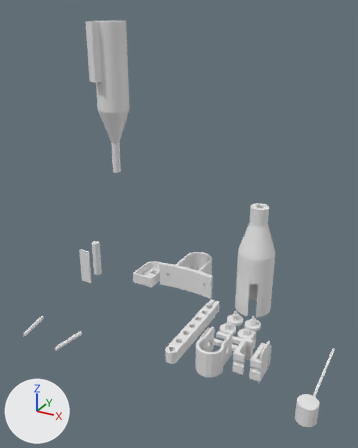
Two versions of the Blender file electronics-mounts/electronics-mounts.blend, one commit apart.
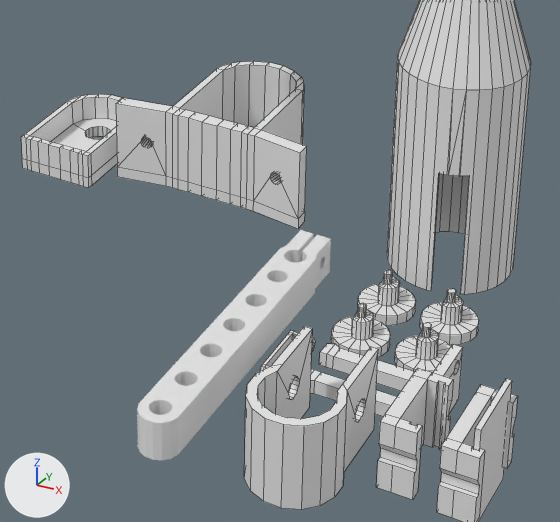
There are two pictures of each version: one whole from a 50 mm lens placed at (148.0, -371.0, 293.0), pointed at (-51.0, -11.0, 113.0), one close up on the part from 35% to 79% of the width and 52% to 85% of the height. The lights are fixed; the arrows at lower left show +X, +Y and +Z. The close-ups show mesh edges as thin lines.

Script lines for the objects in view, before the commit:
```python
me_cylinder_009 = bpy.data.meshes.new('Cylinder.009')
me_cylinder_009.from_pydata(...)  # 196 vertices, 154 faces; spans x -3.2..2.73, y -0.66..3.87, z 0.0..2.46
me_cylinder_011 = bpy.data.meshes.new('Cylinder.011')
me_cylinder_011.from_pydata(...)  # 292 vertices, 232 faces; spans x -2.13..2.04, y -2.25..1.92, z -12.84..0.0
me_plane_001 = bpy.data.meshes.new('Plane.001')
me_plane_001.from_pydata(...)  # 60 vertices, 40 faces; spans x -2.0..7.6, y -10.2..16.3, z 0.0..19.9
ob_buck_clip = bpy.data.objects.new('buck-clip', me_plane_001)
ob_buck_clip.location = (39.5, -35.7, 0.0)
ob_pot_outer = bpy.data.objects.new('pot-outer', me_cylinder_009)
ob_pot_outer.location = (-75.7, 59.3, 0.0)
ob_pot_outer.scale = (10.8, 10.8, 10.8)
ob_pot_shaft = bpy.data.objects.new('pot-shaft', me_cylinder_011)
ob_pot_shaft.location = (0.0, 60.6, 0.0)
ob_pot_shaft.rotation_euler = (0.0, 3.142, 0.0)  # degrees (0, 180, 0)
ob_pot_shaft.scale = (8.96, 8.96, 8.96)
# also in view: 'usb-clip' at (26.0, -33.0, 10.0); 'pot-armeture' at (-33.0, -13.0, 6.0); 'wire-route' at (2.0, -11.0, 8.0); 'usb-board' at (45.0, -33.0, 11.0); 'standoff' at (3.0, 17.0, 6.0)
```
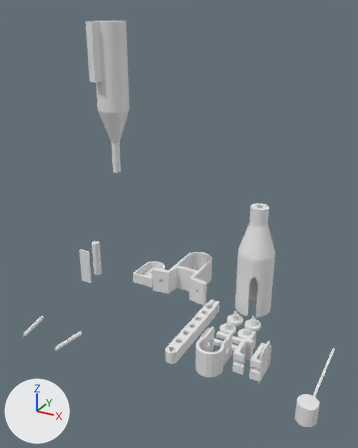
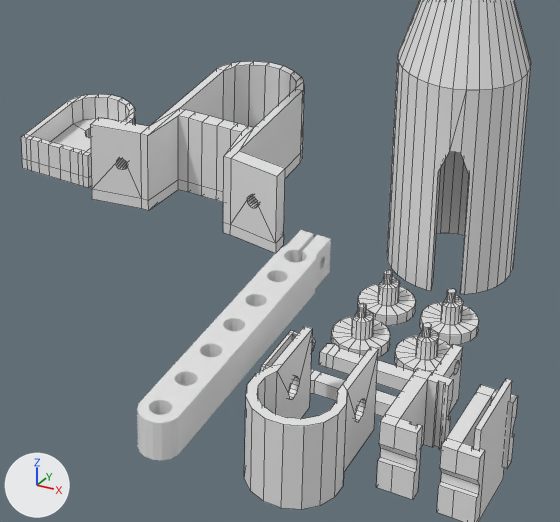
Commit message: autosync pot mount modify

The change, as a list of edits to the scene's bpy script:
```text
Change me_cylinder_011:
    used by ob_pot_shaft; location = (0.0, 60.6, 0.0); rotation_euler = (0.0, 3.142, 0.0), in degrees (0, 180, 0); scale = (8.96, 8.96, 8.96)
    remove me_cylinder_011.from_pydata(...)  # 292 vertices, 232 faces; spans x -2.13..2.04, y -2.25..1.92, z -12.84..0.0
    add me_cylinder_011.from_pydata(...)  # 290 vertices, 230 faces; spans x -2.13..2.04, y -2.25..1.92, z -12.84..0.0
    me_cylinder_011 part 1
    61 vertices are removed from x -1.2..1.55, y -2.23..1.48, z -12.84..0.0
    65 faces are deleted
    4 vertices in x 0.31..0.35, y -0.39..-0.32, z -12.84..-10.79 move by (-0.04, 0.02, 0.0)
    4 vertices in x 0.12..0.19, y -0.55..-0.51, z -12.84..-10.79 move by (-0.02, 0.04, 0.0)
    4 vertices in x -0.28..-0.21, y -0.55..-0.51, z -12.84..-10.79 move by (0.02, 0.04, 0.0)
    3 vertices in x 1.58, y -0.15, z -7.34..0.0 move by (-0.09, 0.0, 0.0)
    3 vertices in x 1.55, y -0.47, z -7.34..0.0 move by (-0.09, 0.02, 0.0)
    3 vertices in x 1.46, y -0.78, z -7.34..0.0 move by (-0.09, 0.04, 0.0)
    82 vertices move from x -1.68..1.55, y -2.19..1.0, z -12.84..0.0 to x -1.58..1.46, y -2.19..0.94, z -12.84..0.0
    25 vertices are added at x -1.1..1.37, y -2.23..1.39, z -12.84..-4.36
    12 new vertices lie (0.0, 0.0, -2.98) away from vertices in x -1.2..1.55, y 0.17..1.39, z -4.36
    12 new vertices lie (0.0, 0.0, 4.36) away from vertices in x -1.2..1.55, y 0.17..1.39, z -4.36
    10 new vertices lie (0.0, 0.0, 2.05) away from vertices in x -0.26..0.31, y -0.01..0.23, z -12.84
    63 new faces join them
Change me_cylinder_009:
    where me_cylinder_009.from_pydata(...)  # 196 vertices, 154 faces; spans x -3.2..2.73, y -0.66..3.87, z 0.0..2.46
    used by ob_pot_outer; location = (-75.7, 59.3, 0.0); scale = (10.8, 10.8, 10.8)
    me_cylinder_009 part 2: all 25 vertices in x -3.2..-1.45, y -0.66..-0.41, z 0.0..2.46 are moved by (0.0, -1.43, 0.0)
    me_cylinder_009 part 3: all 25 vertices in x 0.97..2.73, y -0.66..-0.41, z 0.0..2.46 are moved by (0.0, -1.43, 0.0)
    me_cylinder_009 part 4: all 22 vertices in x -3.2..-1.67, y -0.24..0.0, z 0.0..2.46 are moved by (0.0, -1.36, 0.0)
    me_cylinder_009 part 5: all 22 vertices in x 1.2..2.73, y -0.24..0.0, z 0.0..2.46 are moved by (0.0, -1.36, 0.0)
```

Where the change shows, as pixel boxes [x1, y1, x2, y2] in the close-ups (560 x 522 px; the box of a moved part takes in the faces that stretch with it):
'pot-outer', reshaped (12% wider, 14% taller): before [116, 61, 307, 229]; after [90, 61, 305, 253]
part 1 of me_cylinder_011, moved or reshaped: [426, 86, 479, 294] in both
part 2 of me_cylinder_009, moved or reshaped: before [116, 104, 178, 189]; after [90, 116, 178, 211]
part 3 of me_cylinder_009, moved or reshaped: before [241, 133, 300, 229]; after [223, 157, 277, 253]
part 4 of me_cylinder_009, moved or reshaped: before [116, 98, 173, 148]; after [90, 118, 149, 170]
part 5 of me_cylinder_009, moved or reshaped: before [255, 90, 307, 228]; after [232, 90, 303, 252]
